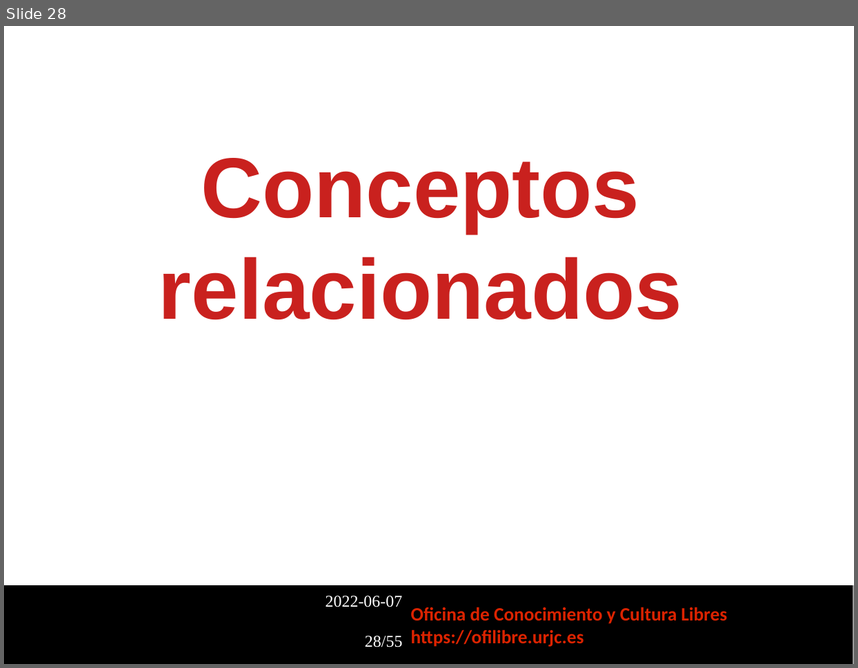
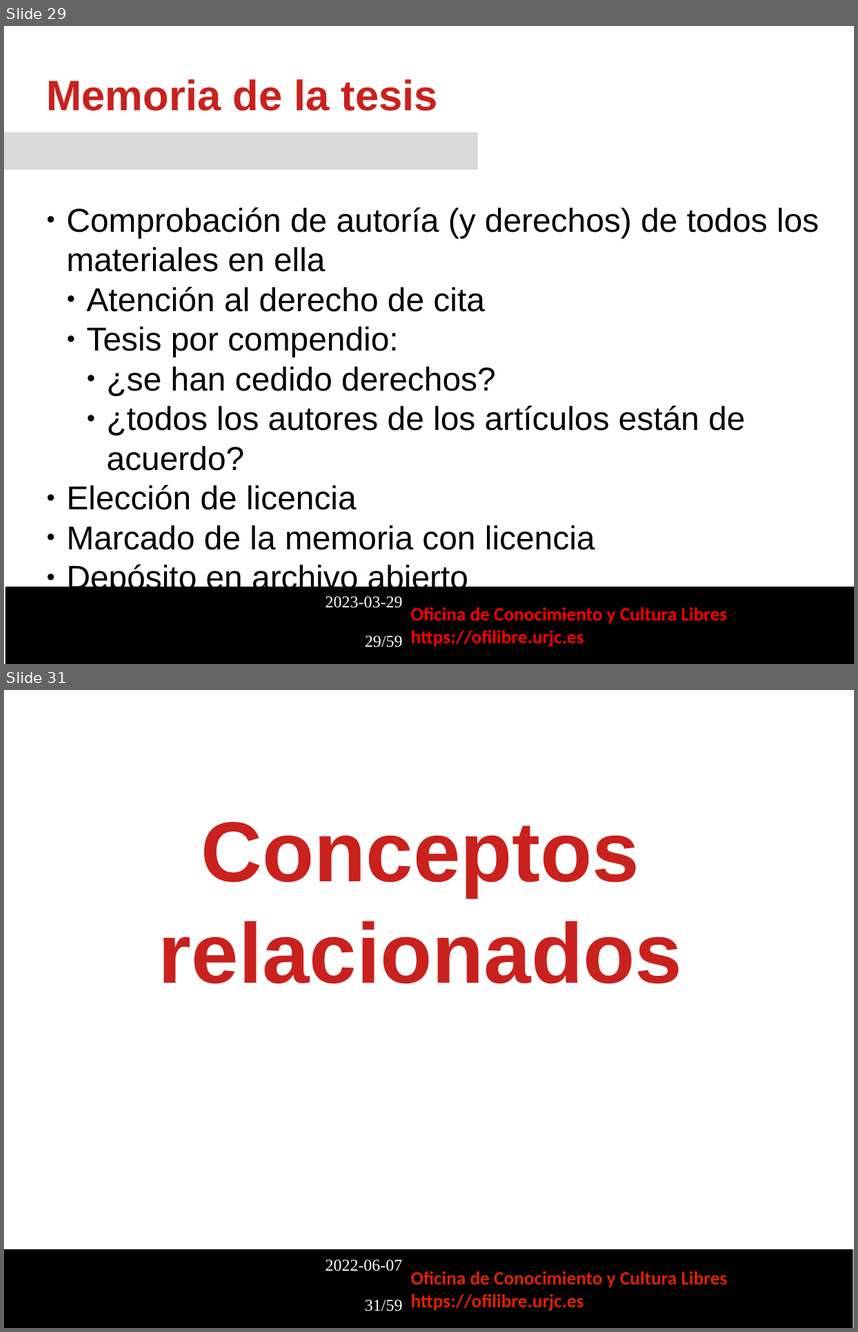
Before and after one commit to Ofilibre/Ofilibre.github.io, a slide deck: static/transpas/publicacion-abierta-investigacion/Publicacion_Abierta_Investigacion.odp. Shown one above the other, each under a label of ours: slide 28 before the commit, slides 29 and 31 after it; the slides between them are not shown. The pictures are 858x668 and 858x1332 pixels, drawn with LibreOffice and Linux fonts; fonts in the diff are those of the drawing; background and template pictures are left out. Boxes give left, top, right and bottom in pixels: in the first picture for what was removed or moved away, otherwise in the second. Text is boxed around its words. In the diff, an @@ line names an element or a change of style, - is before the commit and + after.

```diff
--- a/static/transpas/publicacion-abierta-investigacion/Publicacion_Abierta_Investigacion.odp
+++ b/static/transpas/publicacion-abierta-investigacion/Publicacion_Abierta_Investigacion.odp
@@ slide 29 added at (4, 26, 854, 664), background #FFFFFF; not listed: 1 template element that a slide beside it also shows @@
@@ text added at (46, 79, 438, 111), 36 pt, text #C9211E, bold @@
+Memoria de la tesis
@@ rectangle added at (4, 132, 477, 170), fill #D9D9D9 @@
@@ rectangle added at (38, 194, 833, 571), fill #FFFFFF, outline #FFFFFF 0 pt, 28 pt, text #000000 @@
+● Comprobación de autoría (y derechos) de todos los materiales en ella
+  ● Atención al derecho de cita
+  ● Tesis por compendio:
+    ● ¿se han cedido derechos?
+    ● ¿todos los autores de los artículos están de acuerdo?
+● Elección de licencia
+● Marcado de la memoria con licencia
+● Depósito en archivo abierto
@@ freeform shape added at (5, 586, 854, 664), fill #000000 @@
@@ text added at (411, 606, 727, 646), 16 pt, text #FF0000, bold @@
+Oficina de Conocimiento y Cultura Libres
+https://ofilibre.urjc.es
@@ what was slide 28 is now slide 31 @@
@@ text at (365, 1299, 403, 1311): text changed @@
-28/55
+31/59
```
Also in this commit, not shown: 1 slide changed, 3 other slides added, 2 other files.
